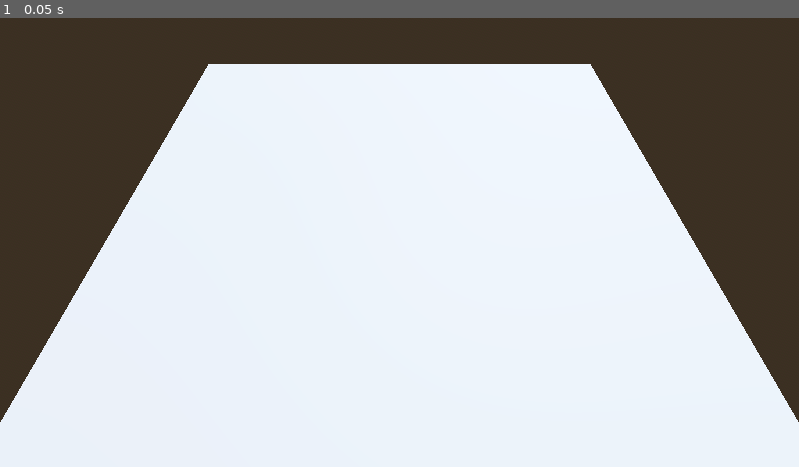
Above: before the commit, frame 1.
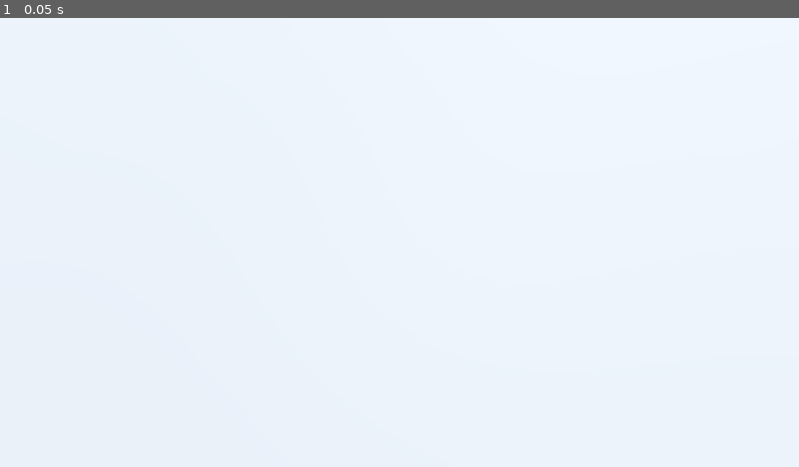
Above: after the commit, the same moment.

Repository: ozgencDev/Barbarian-Blaster
Game: Godot game, scene res://BaseLevel.tscn
Two runs of this game, one before a commit and one after it. Both use one fixed random seed, a clock stepped at 60 frames per second and the inputs below.
Inputs:
- Up to frame 1 (0.05 s): no input

The runs differ from the first frame. In frame 1, 31% of the frame differs, in the area x 0-100%, y 0-90%.

Commit message:
camera update

Diff:
--- a/BaseLevel.tscn
+++ b/BaseLevel.tscn
@@ -27,4 +27,4 @@
 size = Vector3(100, 2, 100)
 
 [node name="Camera3D" type="Camera3D" parent="."]
-transform = Transform3D(1, 0, 0, 0, 0.5, 0.866025, 0, -0.866025, 0.5, 0, 43, 29)
+transform = Transform3D(1, 0, 0, 0, 0.422618, 0.906308, 0, -0.906308, 0.422618, 0, 14.5, 9.5)
